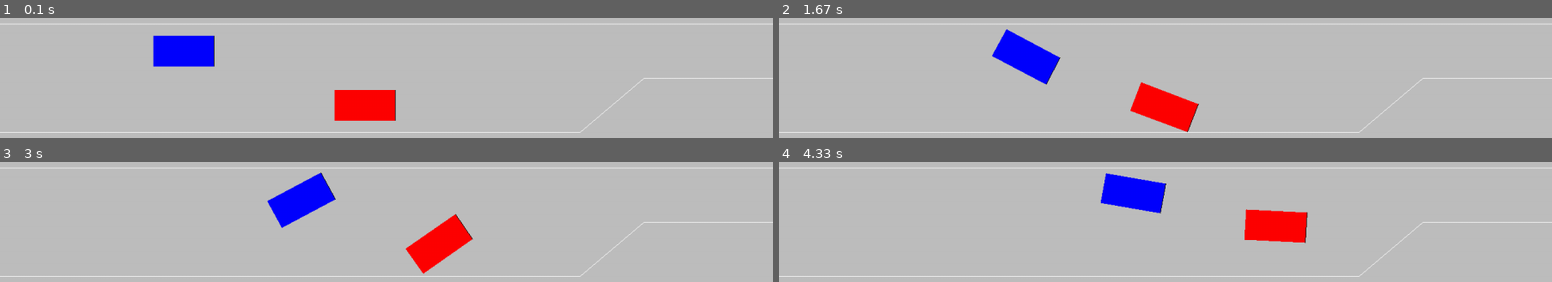
Above: before the commit, frames 1-4 (two rows, left to right).
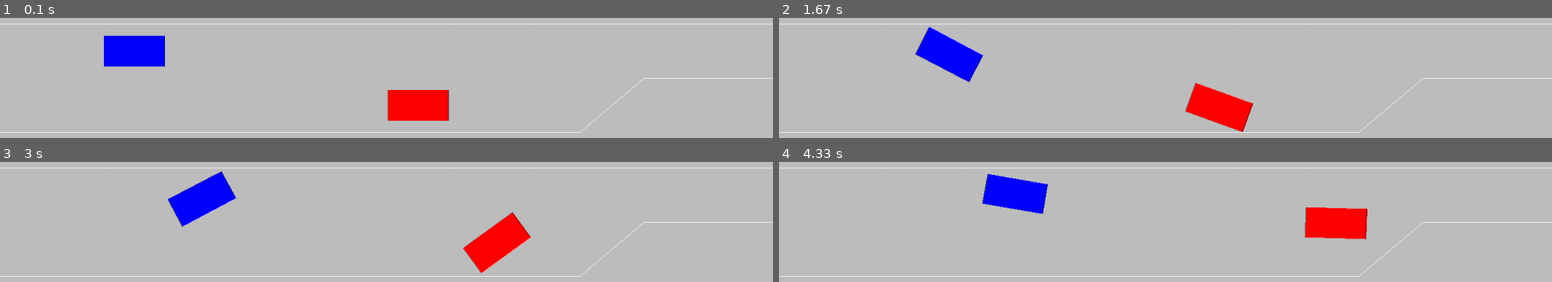
Above: after the commit, the same moments.

Repository: adi-012/iov-project
Game: pygame game, started from lane_merging_pygame/main.py
Two runs of this game, one before a commit and one after it. Both use one fixed random seed, a clock stepped at 60 frames per second and the inputs below.
Inputs:
- Up to frame 1 (0.1 s): no input
- Up to frame 2 (1.67 s): hold Right 0.33-0.8 s; hold Up 0.83-1.13 s; hold W 0.83-1.13 s; hold Right 1.17-1.63 s; hold D 1.17-1.63 s
- Up to frame 3 (3 s): hold Left 1.67-2.2 s; hold A 1.67-2.2 s; hold Down 2.23-2.53 s; hold S 2.23-2.53 s; hold Left 2.57-2.97 s; hold A 2.57-2.97 s
- Up to frame 4 (4.33 s): hold Up 3-3.37 s; hold W 3-3.37 s; hold Right 3.4-4.03 s; hold D 3.4-4.03 s; hold Down from 4.07 s (still down); hold S from 4.07 s (still down)

The runs differ from the first frame. In frame 1, 7.1% of the frame differs, in the area x 13-59%, y 14-86%; in frame 2, 8.0%; in frame 3, 8.3%, in the area x 21-69%, y 7-94%; in frame 4, 8.2%.

Commit message:
Improved Single agent performance

Diff:
--- a/lane_merging_pygame/GloDec.py
+++ b/lane_merging_pygame/GloDec.py
@@ -1,18 +1,19 @@
 import pygame as pg
 from vehicle import Vehicle
+import numpy as np
 
 WIDTH = 1280
 HEIGHT = 720
 
 screen = None
 clock = None
-dt = 0
+dt = 0.016
 bg = 'gray'
 
 vehicles = []
 
-v1 = Vehicle('red', 50, 25, {'x':600, 'y':385}, 0)
-v2 = Vehicle('blue', 50, 25, {'x':300, 'y':295}, 0)
+v1 = Vehicle('red', 50, 25, {'x':np.random.randint(100, 701), 'y':385}, 0, np.random.randint(30, 121))
+v2 = Vehicle('blue', 50, 25, {'x':np.random.randint(100, 701), 'y':295}, 0, np.random.randint(30, 121))
 
 vehicles.extend([v1, v2])
 
--- a/lane_merging_pygame/marl_env.py
+++ b/lane_merging_pygame/marl_env.py
@@ -7,39 +7,81 @@
 import functools
 from pettingzoo.utils.env import ParallelEnv
 from pettingzoo.utils import agent_selector
-
+from gymnasium.envs.registration import register
+
+register(
+    id='lane-merging-v1',
+    entry_point='marl_env:MultipleVehicleEnv',
+)
 
 class MultipleVehicleEnv(ParallelEnv):
     metadata = {"name" : "lane-merging-v1", "render_modes" : ["human"], "render_fps" : 60}
-    def __init__(self, render_mode=None):
+    def __init__(self, render_mode=None, seed = None, **kwargs):
         super(MultipleVehicleEnv, self).__init__()
 
         self.agents = ['v1', 'v2']
         self.possible_agents = self.agents[:]
         self.agent_selector = agent_selector(self.agents)
+        self.episode_limit = 3000
+        self.granulation = 20
 
         self.observation_spaces = {
             agent: spaces.Box(
-                low=np.array([[0, 0, -40, 0], [0, 0, -40, 0]]),
-                high=np.array([[1280, 720, 40, 200], [1280, 720, 40, 200]]),
+                low=np.array([[0 // self.granularity, 0 // self.granularity, -40, 0, 0, 0, 0, 0, 0, 0, 0, 0], [0 // self.granularity, 0 // self.granularity, -40, 0, 0, 0, 0, 0, 0, 0, 0, 0]]),
+                high=np.array([[1280 // self.granularity, 720 // self.granularity, 40, 200, 50, 50, 50, 50, 50, 50, 50, 50], [1280 // self.granularity, 720 // self.granularity, 40, 200, 50, 50, 50, 50, 50, 50, 50, 50]]),
                 dtype=np.int32
             )
             for agent in self.agents
         }
 
-        self.action_spaces = {agent: spaces.Discrete(4) for agent in self.agents}
+        self.action_spaces = {agent: spaces.Discrete(5) for agent in self.agents}
 
         self.done = {agent: False for agent in ['v1', 'v2']}
         self.truncated = {agent: False for agent in ['v1', 'v2']}
 
 
         self.render_mode = render_mode
-
+        self.seed = seed
+
+        if not self.seed:
+            np.random.seed(self.seed)
 
         if render_mode == "human":
             pg.init()
             gd.screen = pg.display.set_mode((gd.WIDTH, gd.HEIGHT))
             gd.clock = pg.time.Clock()
+
+    def get_env_info(self):
+        # Adjust these shapes based on the expected input sizes by your model or buffer
+        obs_shape = self.observation_spaces['v1'].shape[0] * self.observation_spaces['v1'].shape[1]
+        state_shape = obs_shape * len(self.agents)
+
+        return {
+            "n_agents": len(self.agents),
+            "obs_shape": obs_shape,
+            "state_shape": state_shape,
+            "n_actions": self.action_spaces['v1'].n,
+            "episode_limit": 3000
+        }
+
+
+    def get_state(self):
+        # Flatten the observation arrays for each agent and concatenate them
+        state = np.concatenate([
+            self._get_obs(agent).flatten() for agent in self.agents
+        ])
+        return state
+
+    def get_avail_actions(self):
+        # Each agent has 4 discrete actions available (0 to 3), return the same for each agent
+        return {agent: [1] * self.action_spaces[agent].n for agent in self.agents}
+
+    def get_obs(self):
+        # Flatten the observation arrays for each agent and concatenate them
+        obs = np.concatenate([
+            self._get_obs(agent).flatten() for agent in self.agents
+        ])
+        return obs
 
     # @functools.lru_cache(maxsize=None)
     # def observation_space(self, agent):
@@ -58,15 +100,15 @@
         self.done = {agent: False for agent in self.agents}
         self.truncated = {agent: False for agent in self.agents}
 
-        gd.v1.origin = {'x': 600, 'y': 385}
+        gd.v1.origin = {'x': np.random.randint(100, 901), 'y': 385}
         gd.v1.angle = 0
-        gd.v1.speed = 60
+        gd.v1.speed = np.random.randint(30, 121)
         gd.v1.count = 0
         gd.v1.timestamp = time.time()
 
-        gd.v2.origin = {'x': 300, 'y': 295}
+        gd.v2.origin = {'x': np.random.randint(100, 901), 'y': 295}
         gd.v2.angle = 0
-        gd.v2.speed = 60
+        gd.v2.speed = np.random.randint(30, 121)
         gd.v2.count = 0
         gd.v2.timestamp = time.time()
 
@@ -76,29 +118,39 @@
         return {agent : self._get_obs(agent) for agent in self.agents}, {agent : {'status' : 'reset'} for agent in self.agents}
 
     def step(self, actions):
+        acceleration1 = 0
         if actions['v1'] == 0:  # turn left
             gd.v1.turn(-1)
         elif actions['v1'] == 1:  # turn right
             gd.v1.turn(1)
         elif actions['v1'] == 2:  # accelerate
             gd.v1.accelerate()
+            acceleration1 = 1
         elif actions['v1'] == 3:  # decelerate
             gd.v1.decelerate()
-
+            acceleration1 = -1
+        elif actions['v1'] == 4:
+            acceleration1 = 0
+
+        acceleration2 = 0
         if actions['v2'] == 0:  # turn left
             gd.v2.turn(-1)
         elif actions['v2'] == 1:  # turn right
             gd.v2.turn(1)
         elif actions['v2'] == 2:  # accelerate
             gd.v2.accelerate()
+            acceleration2 = 1
         elif actions['v2'] == 3:  # decelerate
             gd.v2.decelerate()
+            acceleration2 = -1
+        elif actions['v2'] == 4:
+            acceleration2 = 0
 
         collided_v1 = gd.v1.move(1)
         collided_v2 = gd.v2.move(1)
 
         obs = {agent : self._get_obs(agent) for agent in self.agents}
-        reward = {'v1' : self._get_reward('v1', collided_v1), 'v2' : self._get_reward('v2', collided_v2)}
+        reward = {'v1' : self._get_reward(collided, acceleration, self.truncated, danger), 'v2' : self._get_reward('v2', collided_v2)}
         self.done = {'v1' : gd.v1.out_of_screen() or collided_v1, 'v2' : gd.v2.out_of_screen() or collided_v2}
         time_now = time.time()
         self.truncated = {'v1' : (time_now - gd.v1.timestamp) > 60, 'v2' : (time_now - gd.v2.timestamp) > 60}
@@ -108,23 +160,39 @@
         return obs, reward, self.done, self.truncated, {agent : {'status' : 'step_success'} for agent in self.agents}
 
     def _get_obs(self, agent):
+        safety1 = gd.v1.safety_distance()
+        safety2 = gd.v2.safety_distance()
         if agent == 'v1':
-            return np.array([[gd.v1.origin['x'], gd.v1.origin['y'], gd.v1.angle, gd.v1.speed], [gd.v2.origin['x'], gd.v2.origin['y'], gd.v2.angle, gd.v2.speed]], dtype=np.int32)
+            return np.array([[gd.v1.origin['x'] // self.granularity, gd.v1.origin['y'] // self.granularity, gd.v1.angle, gd.v1.speed,
+                         safety1[0], safety1[1], safety1[2], safety1[3], safety1[4], safety1[5], safety1[6], safety1[7]],
+                         [gd.v2.origin['x'] // self.granularity, gd.v2.origin['y'] // self.granularity, gd.v2.angle, gd.v2.speed,
+                         safety2[0], safety2[1], safety2[2], safety2[3], safety2[4], safety2[5], safety2[6], safety2[7]]], dtype=np.int32)
         elif agent == 'v2':
-            return np.array([[gd.v2.origin['x'], gd.v2.origin['y'], gd.v2.angle, gd.v2.speed], [gd.v1.origin['x'], gd.v1.origin['y'], gd.v1.angle, gd.v1.speed]], dtype=np.int32)
-
-    def _get_reward(self, agent, collided):
+            return np.array([[gd.v2.origin['x'] // self.granularity, gd.v2.origin['y'] // self.granularity, gd.v2.angle, gd.v2.speed,
+                         safety2[0], safety2[1], safety2[2], safety2[3], safety2[4], safety2[5], safety2[6], safety2[7]],
+                         [gd.v1.origin['x'] // self.granularity, gd.v1.origin['y'] // self.granularity, gd.v1.angle, gd.v1.speed,
+                         safety1[0], safety1[1], safety1[2], safety1[3], safety1[4], safety1[5], safety1[6], safety1[7]]], dtype=np.int32)
+
+    def _get_reward(self, agent, collided, acceleration, isTruncated, danger):
+        if isTruncated:
+            # print("STAGNATED")
+            return -10000
+        if agent is 'v1':
+            if gd.v1.out_of_screen():
+                # print("DONE")
+                return 10000 / gd.v1.timestamp
+        else:
+            if gd.v2.out_of_screen():
+                # print("DONE")
+                return 10000 / gd.v1.timestamp
         if collided:
-            return -1000
-
-        if agent == 'v1':
-            if gd.v1.out_of_screen():
-                return 100 / gd.v1.timestamp
-        elif agent == 'v2':
-            if gd.v2.out_of_screen():
-                return 100 / gd.v2.timestamp
-
-        return -1
+            # print("SAD but travelled " + str(gd.v1.origin['x'] - self.init_pos['x']))
+            return -10000 + gd.v1.origin['x'] - self.init_pos['x']
+        if danger < 10:
+            # print("DANGER = ", danger)
+            return -(10 - danger)
+
+        return min(acceleration, 0)
 
     def render(self):
         if self.render_mode == "human":
--- a/lane_merging_pygame/marl_trainer.py
+++ b/lane_merging_pygame/marl_trainer.py
@@ -126,7 +126,7 @@
 def main():
     trainer = VehicleTrainer()
 
-    trainer.train(total_timesteps=50000)
+    trainer.train(total_timesteps=200000)
 
     trainer.evaluate(n_episodes=10, render=True)
 
--- a/lane_merging_pygame/rl_env.py
+++ b/lane_merging_pygame/rl_env.py
@@ -17,14 +17,16 @@
 
         self.granularity = 20
 
-        self.action_space = spaces.Discrete(4)
-        self.observation_space = spaces.Box(low=np.array([0 // self.granularity, 0 // self.granularity, -40, 0]),
-                                            high=np.array([1280 // self.granularity, 720 // self.granularity, 40, 200]),
+        self.action_space = spaces.Discrete(5)
+        self.observation_space = spaces.Box(low=np.array([0 // self.granularity, 0 // self.granularity, -40, 0, 0, 0, 0, 0, 0, 0, 0, 0]),
+                                            high=np.array([1280 // self.granularity, 720 // self.granularity, 40, 200, 50, 50, 50, 50, 50, 50, 50, 50]),
                                             dtype=np.int32)
 
         self.render_mode = render_mode
         self.done = False
         self.truncated = False
+
+        self.init_pos = gd.v1.origin.copy()
 
         if render_mode == "human":
             pg.init()
@@ -33,48 +35,77 @@
 
     def reset(self, seed=None, options=None):
         super().reset(seed=seed)
-
         self.done = False
         self.truncated = False
-        gd.v1.origin = {'x': 600, 'y': 385}
+        gd.v1.origin = {'x': np.random.randint(100, 701), 'y': 385}
         gd.v1.angle = 0
-        gd.v1.speed = 60
+        gd.v1.speed = np.random.randint(30, 121)
         gd.v1.count = 0
         gd.v1.last_update_time = None
         gd.v1.timestamp = time.time()
 
+        gd.v2.origin = {'x': np.random.randint(100, 901), 'y': 295}
+        gd.v2.angle = 0
+        gd.v2.speed = np.random.randint(30, 121)
+        gd.v2.count = 0
+        gd.v2.last_update_time = None
+        gd.v2.timestamp = time.time()
+
+        self.init_pos = gd.v1.origin.copy()
+
         return self._get_obs(), {'status' : 'reset'}
 
     def step(self, action):
+        acceleration = 0
+
         if action == 0:  # turn left
             gd.v1.turn(-1)
         elif action == 1:  # turn right
             gd.v1.turn(1)
         elif action == 2:  # accelerate
             gd.v1.accelerate()
+            acceleration = 1
         elif action == 3:  # decelerate
             gd.v1.decelerate()
+            acceleration -1
+        else:
+            acceleration = 0
+
 
         collided = gd.v1.move(1)
+        v2_collision = gd.v2.move(1)
+        collided = collided or v2_collision
 
+        self.truncated = (time.time() - gd.v1.timestamp) > 30
         obs = self._get_obs()
-        reward = self._get_reward(collided)
+        danger = min(50, min(obs[i + 3] for i in range(8)))
         self.done = gd.v1.out_of_screen() or collided
-        self.truncated = (time.time() - gd.v1.timestamp) > 60
+        reward = self._get_reward(collided, acceleration, self.truncated, danger)
 
         self.render()
 
         return obs, reward, self.done, self.truncated, {"status" : "step_success"}
 
     def _get_obs(self):
-        return np.array([gd.v1.origin['x'] // self.granularity, gd.v1.origin['y'] // self.granularity, gd.v1.angle, gd.v1.speed], dtype=np.int32)
+        safety = gd.v1.safety_distance()
+        return np.array([gd.v1.origin['x'] // self.granularity, gd.v1.origin['y'] // self.granularity, gd.v1.angle, gd.v1.speed,
+                         safety[0], safety[1], safety[2], safety[3], safety[4], safety[5], safety[6], safety[7]], dtype=np.int32)
 
-    def _get_reward(self, collided):
+    def _get_reward(self, collided, acceleration, isTruncated, danger):
+        if isTruncated:
+            # print("STAGNATED")
+            return -10000
         if gd.v1.out_of_screen():
-            return 100 / gd.v1.timestamp
+            # print("DONE")
+            return 10000 / (time.time() - gd.v1.timestamp)
         if collided:
-            return -100
-        return -2
+            # print("SAD but travelled " + str(gd.v1.origin['x'] - self.init_pos['x']))
+            return -10000 + gd.v1.origin['x'] - self.init_pos['x']
+        if danger < 10:
+            # print("DANGER = ", danger)
+            return -(10 - danger)
+
+        return min(acceleration, 0)
 
     def render(self):
         if self.render_mode == "human":
@@ -89,6 +120,7 @@
         pg.draw.line(gd.screen, "white", (5 * gd.screen.get_width() / 6, 340), (gd.screen.get_width(), 340), 1)
 
         gd.v1.draw()
+        gd.v2.draw()
 
         pg.display.flip()
 
--- a/lane_merging_pygame/trainer.py
+++ b/lane_merging_pygame/trainer.py
@@ -9,7 +9,7 @@
 obs, _ = env.reset()
 
 model = PPO("MlpPolicy", env, verbose=1, ent_coef = 0.1)
-model.learn(total_timesteps= 1, reset_num_timesteps=False, progress_bar=True)
+model.learn(total_timesteps= 200000, reset_num_timesteps=False, progress_bar=True)
 
 model.save("ppo_vehicle_model")
 
@@ -18,7 +18,7 @@
 env = gym.make('lane-merging-v0', render_mode = "human")
 obs, _ = env.reset()
 
-for _ in range(1000):
+for _ in range(10):
     obs, _ = env.reset()
     done = False
     total_reward = 0
--- a/lane_merging_pygame/vehicle.py
+++ b/lane_merging_pygame/vehicle.py
@@ -2,6 +2,7 @@
 import math
 import time
 import GloDec as gd
+import numpy as np
 
 class Vehicle:
     def __init__(self, color, half_width, half_height, origin, angle, speed=60, count=0, last_update_time=None):
@@ -14,6 +15,7 @@
         self.count = count
         self.last_update_time = last_update_time
         self.timestamp = time.time()
+        self.ft = time.time()
 
     def get_transformed_points(self, x, y, theta=None):
         if theta == None:
@@ -124,9 +126,105 @@
         else:
             return False
 
+    def draw_safety_line_horizontal(self, direction):
+        dist = 100
+        tanx = math.tan(math.radians(self.angle))
+        side = ((1 + direction) * self.angle + (1 - direction) * (180 - self.angle)) / 2
+        cosx = math.cos(math.radians(side))
+        c = self.origin['y'] - tanx * self.origin['x']
+        x = dist * cosx + self.origin['x']
+        y = tanx * x + c
+        pygame.draw.line(gd.screen, 'red', (self.origin['x'], self.origin['y']), (x, y))
+
+    def safety_distance(self):
+        segments = [
+            ((0, 250), (gd.WIDTH, 250)),
+            ((0, 430), (3*gd.WIDTH/4, 430)),
+            ((3*gd.WIDTH/4, 430), (5*gd.WIDTH/6, 340)),
+            ((5*gd.WIDTH/6, 340), (gd.WIDTH, 340))
+        ]
+        for v in gd.vehicles:
+            if v == self:
+                continue
+
+            rect_temp = v.get_coordinates()
+
+            segments.extend([
+                (rect_temp[0], rect_temp[1]),
+                (rect_temp[0], rect_temp[3]),
+                (rect_temp[2], rect_temp[3]),
+                (rect_temp[2], rect_temp[1])
+            ])
+
+        rect = self.get_coordinates()
+        mids = []
+        safety_distances = []
+
+        for i in range(4):
+            x1, y1 = rect[i]
+            x2, y2 = rect[(i + 1) % 4]
+
+            midx = (x1 + x2) / 2
+            midy = (y1 + y2) / 2
+            mids.append((midx, midy))
+
+        for P in mids :
+            min_dist = 50
+            for (start, end) in segments:
+                dist = self._distance_point_to_segment(P, start, end)
+                min_dist = min(dist, min_dist)
+
+            safety_distances.append(math.floor(min_dist))
+
+        for P in rect :
+            min_dist = 50
+            for (start, end) in segments:
+                dist = self._distance_point_to_segment(P, start, end)
+                min_dist = min(dist, min_dist)
+
+            safety_distances.append(math.floor(min_dist))
+
+
+        return safety_distances
+
+
+
+
+    def _distance_point_to_segment(self, P, A, B):
+        # Convert points to numpy arrays for vector calculations
+        P, A, B = np.array(P), np.array(A), np.array(B)
+
+        # Vector from A to B and from A to P
+        AB = B - A
+        AP = P - A
+        BP = P - B
+
+        # Project point P onto the line defined by A and B, compute projection parameter
+        AB_norm_sq = np.dot(AB, AB)  # Squared length of AB
+        if AB_norm_sq == 0:
+            return np.linalg.norm(AP)  # A and B are the same point
+
+        # Projection parameter (t) calculation
+        t = np.dot(AP, AB) / AB_norm_sq
+
+        # Clamp t to the [0, 1] range to stay within the segment
+        t = max(0, min(1, t))
+
+        # Calculate the closest point on the segment to P
+        closest_point = A + t * AB
+
+        # Distance from P to the closest point
+        return np.linalg.norm(P - closest_point)
+
+
     def draw(self):
-
         rect = self.get_coordinates()
+        # self.draw_safety_line_horizontal(1)
+        # self.draw_safety_line_horizontal(-1)
+
+        if time.time() - self.ft > 2:
+            self.safety_distance()
+            self.ft = time.time()
 
         pygame.draw.polygon(gd.screen, self.color, rect, 0)
         pygame.draw.line(gd.screen, 'black', rect[0], rect[1], 1)
@@ -137,6 +235,8 @@
 
         new_x = self.origin['x'] + direction * self.speed * cosx * gd.dt
         new_y = self.origin['y'] + direction * self.speed * sinx * gd.dt
+        # print("time = ", gd.dt)
+        # print("time.time = ", time.time())
 
         rect = self.get_transformed_points(new_x, new_y)
 
